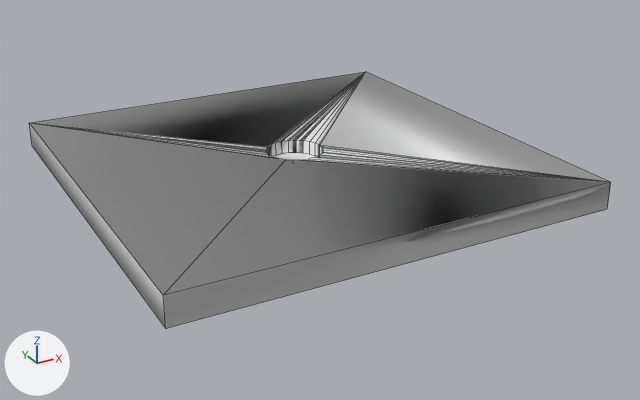
The OBJ model 3d/mini-golf/Hole_open_01.obj: old version first, new version second.
Before and after are seen from a camera (50 mm lens) standing at (-1.16, -3.7, 2.37) and looking at (1.6, 1.32, -0.15). Lighting does not change. The marker at lower left points along +X, +Y and +Z. Mesh edges are drawn as thin lines. Where no turn or scale is listed for an object, it has been applied to the vertices.

The scene before the commit, as lines of its bpy script (objects in view):
```python
mat_backcolor = principled_material('BackColor')
mat_backcolor.base_color = (0.8, 0.8, 0.8)  # white #e7e7e7
mat_backcolor.roughness = 1.0
mat_dark_grey = principled_material('Dark_grey')
mat_dark_grey.base_color = (0.8, 0.8, 0.8)  # white #e7e7e7
mat_dark_grey.roughness = 1.0
mat_green = principled_material('Green')
mat_green.base_color = (0.8, 0.8, 0.8)  # white #e7e7e7
mat_green.roughness = 1.0
mat_red = principled_material('Red')
mat_red.base_color = (0.8, 0.8, 0.8)  # white #e7e7e7
mat_red.roughness = 1.0
me_hole_open_01 = bpy.data.meshes.new('Hole_open_01')
me_hole_open_01.from_pydata(...)  # 56 vertices, 58 faces; spans x 0.0..3.0, y 0.0..3.0, z 0.0..0.19
# faces by material slot: [17, 25, 15, 1]
me_hole_open_01.materials.append(mat_green)  # white #e7e7e7
me_hole_open_01.materials.append(mat_backcolor)  # white #e7e7e7
me_hole_open_01.materials.append(mat_red)  # white #e7e7e7
me_hole_open_01.materials.append(mat_dark_grey)  # white #e7e7e7
ob_hole_open_01 = bpy.data.objects.new('Hole_open_01', me_hole_open_01)
ob_hole_open_01.location = (0.0, 0.0, 0.0)
```
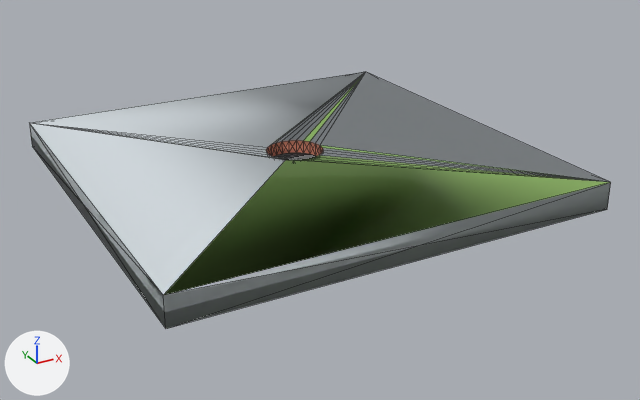
Edits to the scene script, one JSON object a line:
```json
{"op": "set", "path": "mat_green.base_color", "old": "(0.8, 0.8, 0.8)", "new": "(0.475, 0.788, 0.239)", "note": "white #e7e7e7 -> green #b7e686"}
{"op": "set", "path": "mat_backcolor.base_color", "old": "(0.8, 0.8, 0.8)", "new": "(0.643, 0.698, 0.733)", "note": "white #e7e7e7 -> light grey #d2dade"}
{"op": "set", "path": "mat_red.base_color", "old": "(0.8, 0.8, 0.8)", "new": "(0.71, 0.247, 0.161)", "note": "white #e7e7e7 -> beige #db8870"}
{"op": "set", "path": "mat_dark_grey.base_color", "old": "(0.8, 0.8, 0.8)", "new": "(0.267, 0.267, 0.267)", "note": "white #e7e7e7 -> grey #8d8d8d"}
{"block": "me_hole_open_01", "where": "# used by ob_hole_open_01; location = (0.0, 0.0, 0.0)"}
{"op": "remove", "block": "me_hole_open_01", "code": "me_hole_open_01.from_pydata(...)  # 56 vertices, 58 faces; spans x 0.0..3.0, y 0.0..3.0, z 0.0..0.19"}
{"op": "add", "block": "me_hole_open_01", "code": "me_hole_open_01.from_pydata(...)  # 56 vertices, 188 faces; spans x 0.0..3.0, y 0.0..3.0, z 0.0..0.19"}
{"block": "me_hole_open_01", "change": "me_hole_open_01 part 1"}
{"block": "me_hole_open_01", "change": "46 faces are deleted"}
{"block": "me_hole_open_01", "change": "15 new faces join them, mat_green (green #b7e686)"}
{"block": "me_hole_open_01", "change": "91 new faces join them, mat_backcolor (light grey #d2dade)"}
{"block": "me_hole_open_01", "change": "48 new faces join them, mat_red (beige #db8870)"}
{"block": "me_hole_open_01", "change": "22 new faces join them, mat_dark_grey (grey #8d8d8d)"}
{"block": "me_hole_open_01", "change": "me_hole_open_01 part 2: 11 faces spanning x 0.0..3.0, y 0.0..3.0, z 0.19 switch from mat_green (white #e7e7e7) to mat_backcolor (light grey #d2dade)"}
{"block": "me_hole_open_01", "change": "me_hole_open_01 part 3: 5 faces spanning x 0.0..3.0, y 0.0..3.0, z 0.19 switch from mat_backcolor (white #e7e7e7) to mat_green (green #b7e686)"}
{"block": "me_hole_open_01", "change": "me_hole_open_01 part 4: the surface is now shaded flat"}
```

Pixel boxes (x1, y1, x2, y2) of what changed, in the pictures (640 x 400 px):
```json
{"object": "Hole_open_01", "change": "recoloured, reshaped", "before": [29, 72, 611, 328], "after": [29, 72, 611, 328]}
{"part": 1, "of": "me_hole_open_01", "change": "built on", "before": [29, 123, 611, 328], "after": [29, 123, 611, 328]}
{"part": 2, "of": "me_hole_open_01", "change": "recoloured", "before": [30, 72, 604, 295], "after": [30, 72, 604, 295], "on screen": "grey to white"}
{"part": 3, "of": "me_hole_open_01", "change": "recoloured", "before": [54, 126, 601, 182], "after": [54, 126, 601, 182], "on screen": "grey to green"}
```
